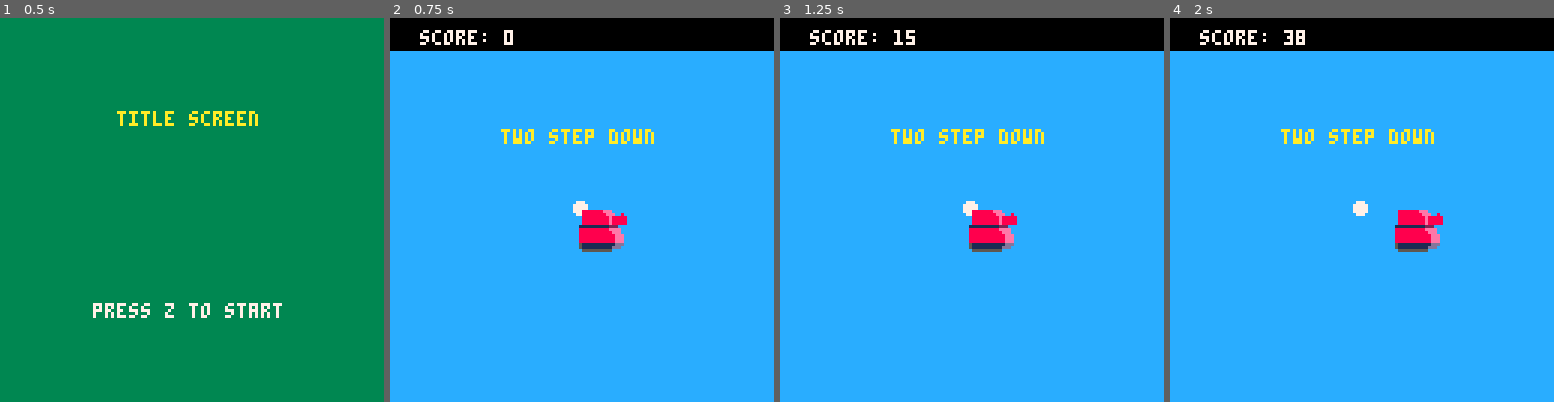
Above: before the commit, frames 1-4 (left to right).
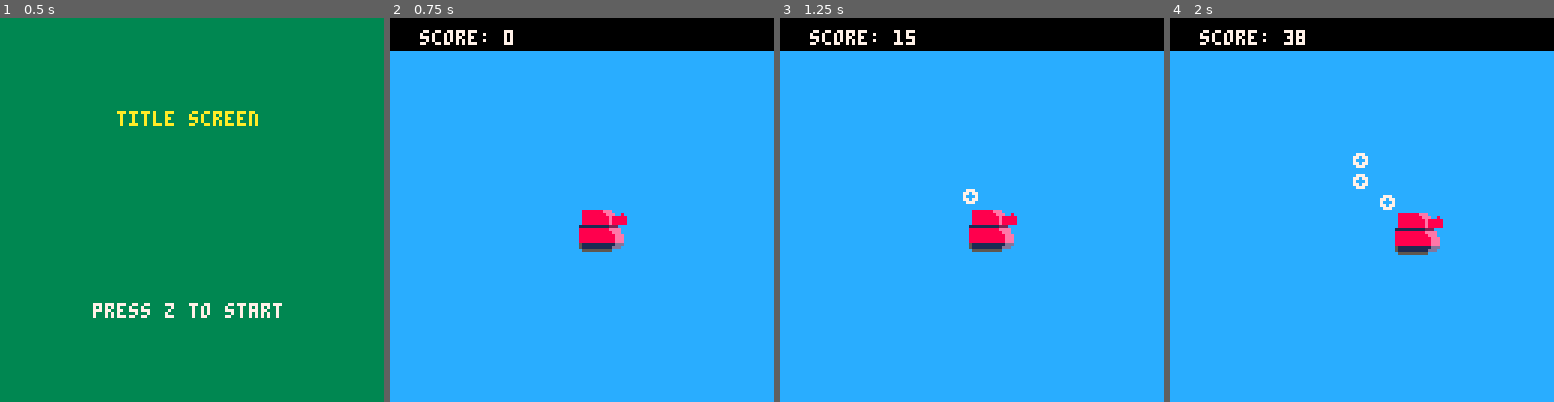
Above: after the commit, the same moments.

Repository: wbprice/pico-wars
Game: PICO-8 cartridge pico-wars.p8
Two runs of this game, one before a commit and one after it. Both use one fixed random seed, a clock stepped at 60 frames per second and the inputs below.
Inputs:
- Up to frame 1 (0.5 s): no input
- Up to frame 2 (0.75 s): tap O (Z key) at 0.7 s
- Up to frame 3 (1.25 s): no input
- Up to frame 4 (2 s): hold Right from 1.6 s (still down); tap O (Z key) at 1.7 s

Frame 1 is identical in both runs. In frame 2, 0.8% of the frame differs, in the area x 28-69%, y 28-52%; in frame 3, 0.8%; in frame 4, 1.6%, in the area x 28-72%, y 28-62%.

Commit message:
three puffs of smoke

Diff:
--- a/pico-wars.p8
+++ b/pico-wars.p8
@@ -8,7 +8,8 @@
 scene=0
 score=0
 second_counter=0;
-two_step_phase=false;
+two_step_phase=false
+throttle_toggle=false
 screenwidth = 127
 screenheight = 127
 player = {}
@@ -34,7 +35,7 @@
 end
 
 function update_second_counter()
-	if second_counter > 15 then
+	if second_counter > 5 then
 		second_counter = 0
 		two_step_phase = not two_step_phase
 	else
@@ -46,25 +47,41 @@
 	exhaust = {}
 	exhaust['x'] = x
 	exhaust['y'] = y
+	exhaust['age'] = 0;
 	return exhaust
 end
 
 function queueexhaust(x, y)
 	local length = 0;
+
 	foreach(exhausts, function()
 		length = length + 1
 	end)
-	if (length > 3) then
-
-	else
-		add(exhausts, makeexhaust(x, y))
-	end
+
+	if (length == 3) then
+		exhausts = {
+			exhausts[2],
+			exhausts[3]
+		}
+	end
+
+	add(exhausts, makeexhaust(x, y))
 end
 
 function drawexhaust()
 	foreach(exhausts, function(exhaust)
-		circfill(exhaust.x, exhaust.y, 2, 7)
+		circfill(exhaust.x, exhaust.y - exhaust.age / 2, 2, 7)
+		circfill(exhaust.x, exhaust.y - exhaust.age / 2, 1, 12)
 	end)
+end
+
+function throttle(cb)
+	if two_step_phase==true and throttle_toggle==true then
+		throttle_toggle=false
+		return cb()
+	elseif two_step_phase==false then
+		throttle_toggle=true
+	end
 end
 
 function _draw()
@@ -85,6 +102,12 @@
 	score+=1
 	update_second_counter()
 	playercontrol()
+end
+
+function updateexhaust()
+	foreach(exhausts, function(exhaust)
+		exhaust.age = exhaust.age + 1;
+	end)
 end
 
 -- draw functions
@@ -97,17 +120,9 @@
 end
 
 function gamedraw()
-	local gametxt
-	if two_step_phase==true then
-		gametxt = "two step up"
-	else
-		gametxt = "two step down"
-	end
-
 	rectfill(0,0,screenwidth, screenheight, 12)
 	rectfill(0,0,screenwidth, 10, 0)
 	print("score: " .. score, 10, 4, 7)
-	print(gametxt, hcenter(gametxt), hcenter(gametxt), 10)
 
 	playerdraw()
 end
@@ -134,7 +149,10 @@
 
 -- draw player sprite
 function playerdraw()
-	queueexhaust(player.x, player.y)
+	throttle(function()
+		queueexhaust(player.x, player.y)
+    end)
+	updateexhaust()
 	drawexhaust()
 	if two_step_phase==true then
 		spr(1, player.x, player.y)
